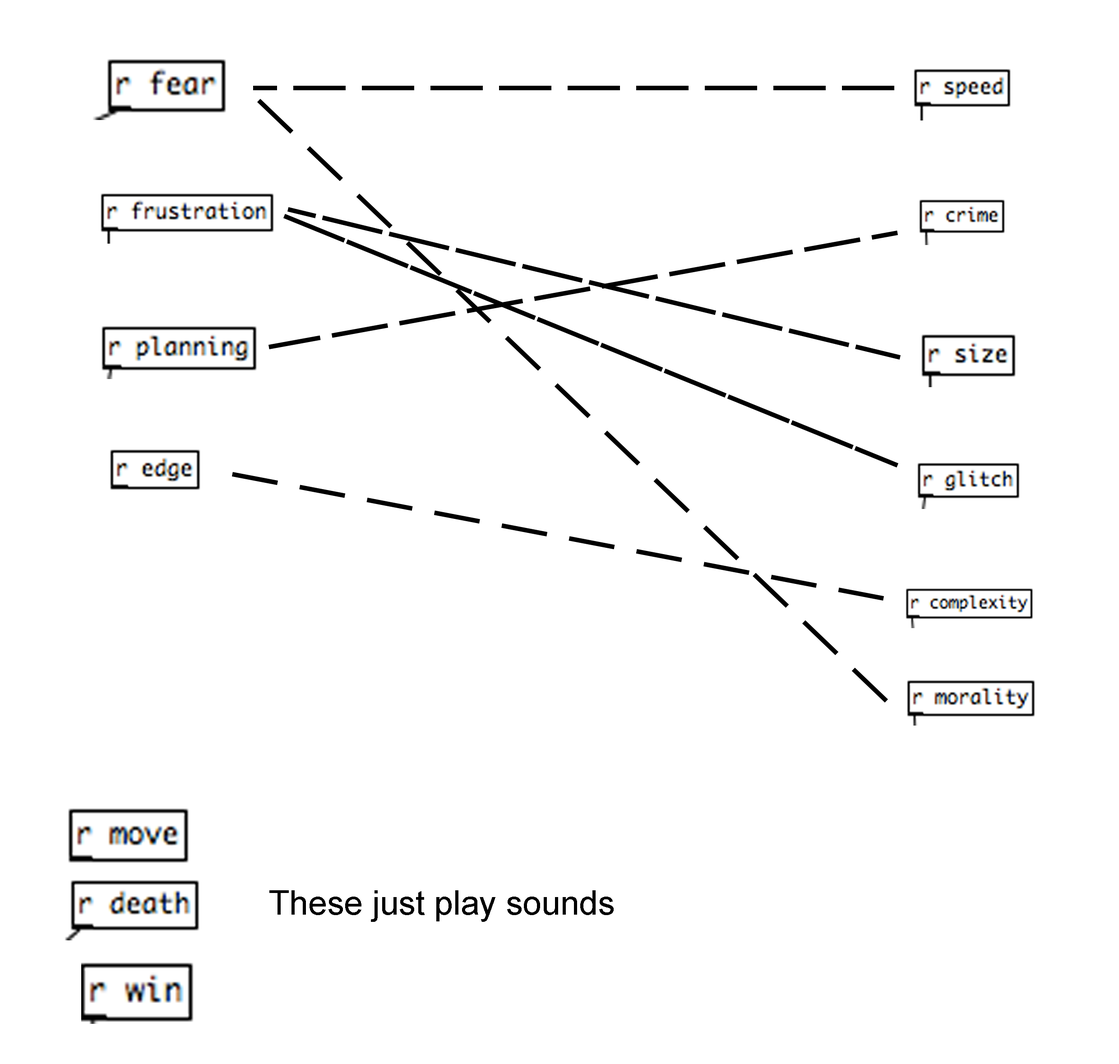
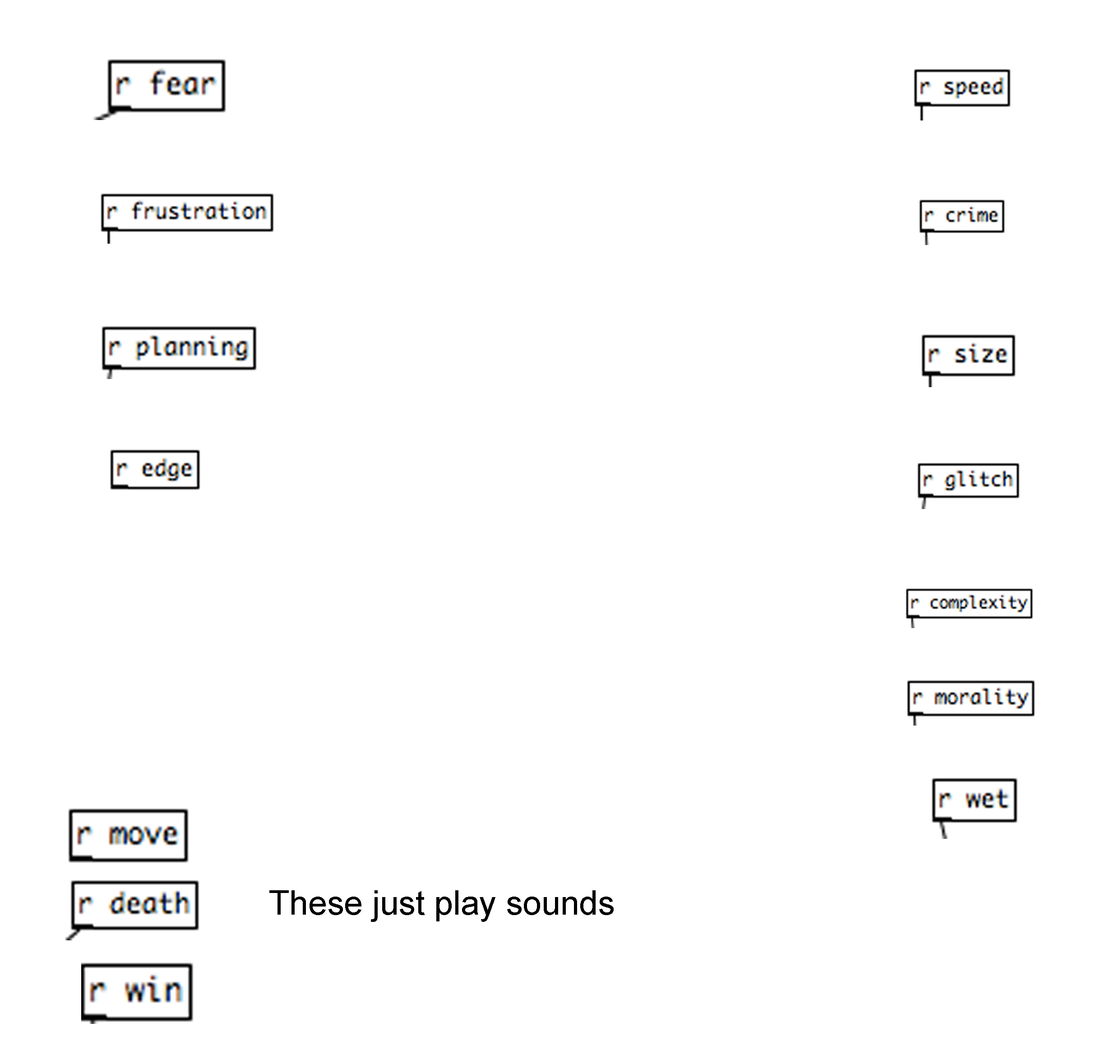
Layer changes from the first 1119px x 1064px image to the second:
removed layer "Shape 6" over [257, 98, 889, 703]
removed layer "Shape 5" over [268, 230, 899, 350]
removed layer "Shape 4" over [287, 207, 901, 360]
removed layer "Shape 3" over [283, 213, 899, 468]
removed layer "Shape 2" over [232, 472, 885, 601]
removed layer "Shape 1" over [253, 85, 895, 91]
added layer "Layer 2" above "glitch" over [931, 777, 1019, 840]
